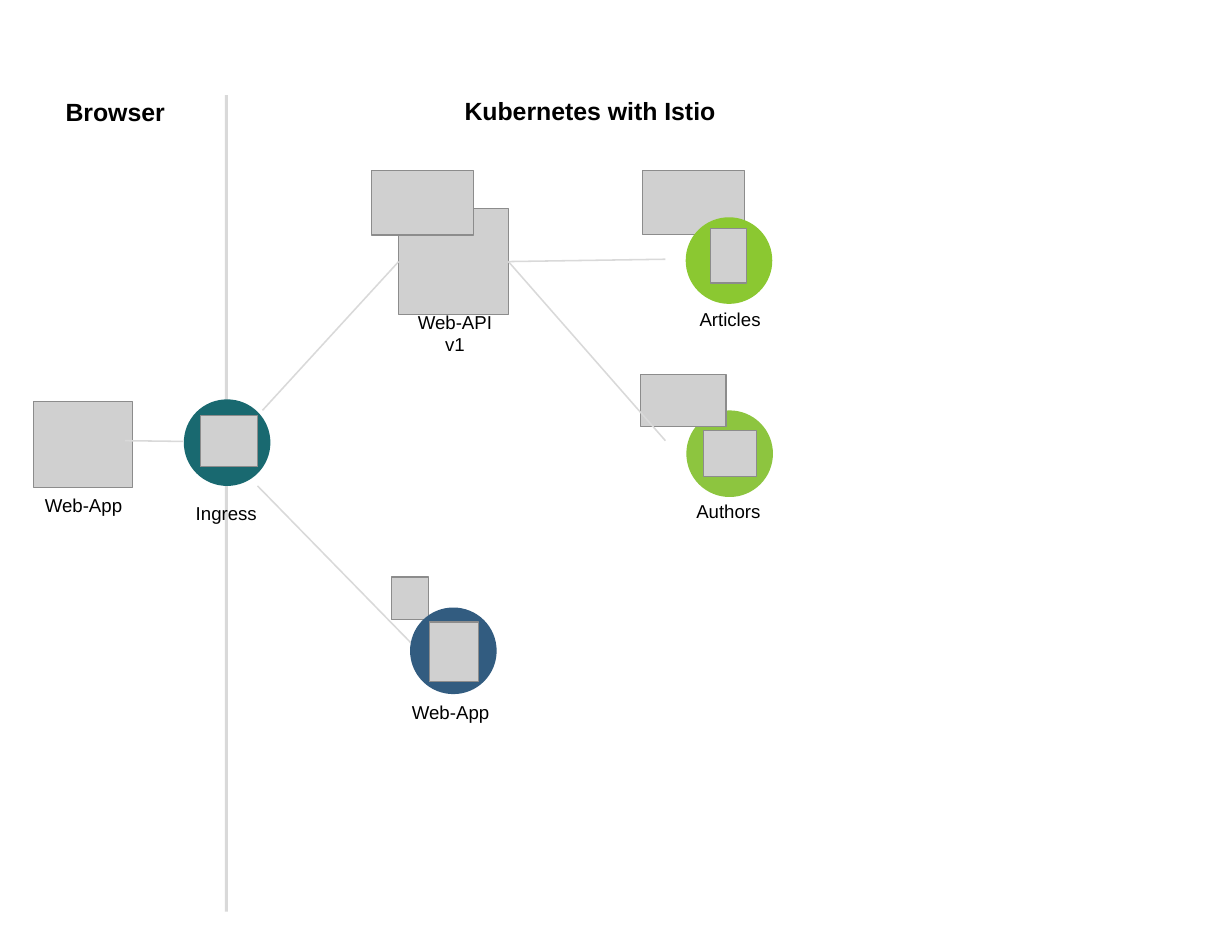
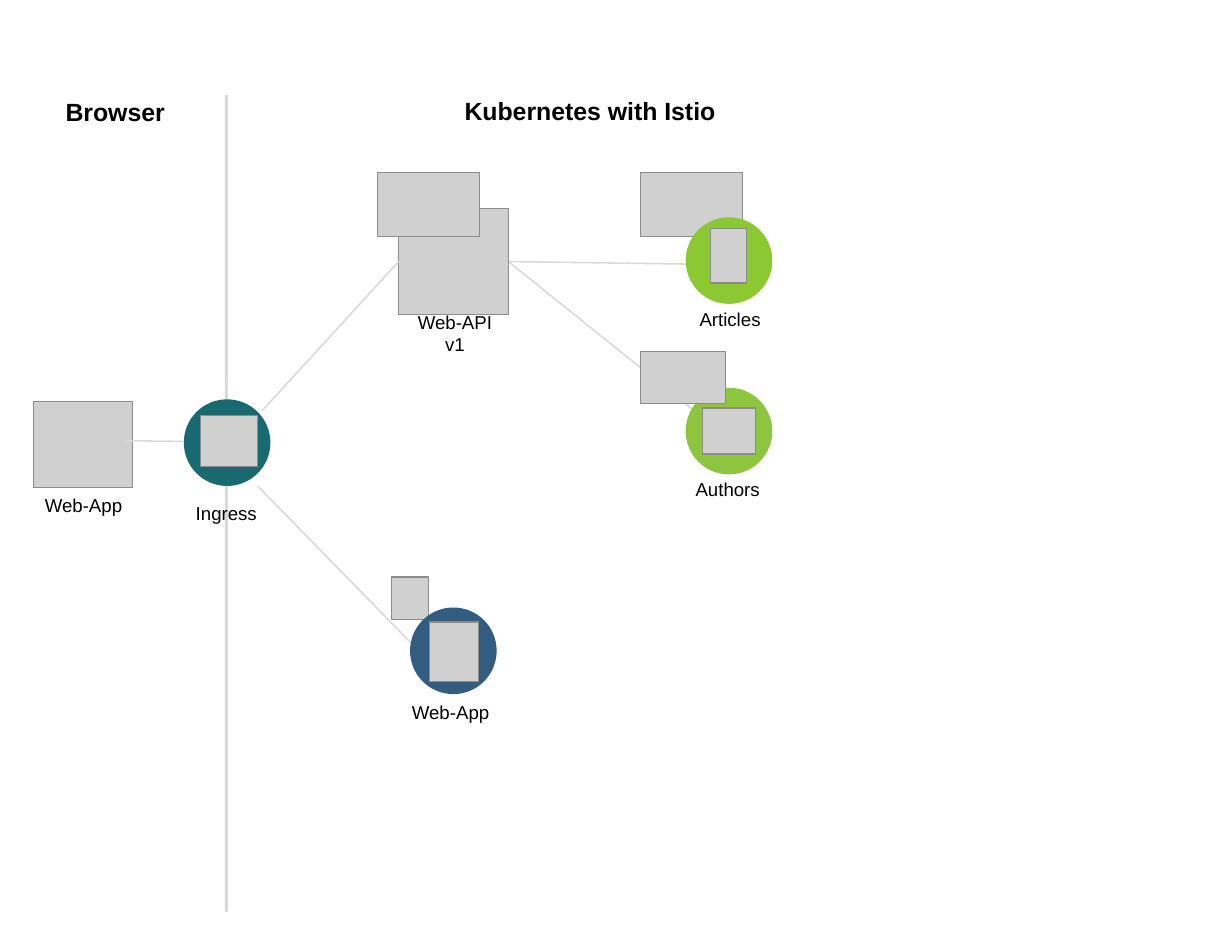
Before and after one commit to IBM/cloud-native-starter, a slide deck: slide 3 of workshop/images/architecture.pptx. Drawn at 1232x952 pixels with LibreOffice and Linux fonts; fonts in the diff are those of the drawing; grey boxes stand for pictures. Boxes give left, top, right and bottom in pixels: in the first picture for what was removed or moved away, otherwise in the second. Text is boxed around its words. In the diff, an @@ line names an element or a change of style, - is before the commit and + after.

```diff
--- a/workshop/images/architecture.pptx
+++ b/workshop/images/architecture.pptx
@@ picture: place and size @@
-picture at box(371, 171, 473, 235)
+picture at box(377, 172, 479, 236)
@@ line moved from (508, 262) - (665, 440) to (508, 262) - (728, 438) @@
@@ line moved from (665, 259) - (508, 262) to (726, 264) - (508, 262) @@
@@ 1 picture, 1 text, 1 freeform shape: place and size @@
-1 picture, 1 text, 1 freeform shape at box(641, 374, 773, 519)
+1 picture, 1 text, 1 freeform shape at box(641, 352, 772, 496)
@@ picture: place and size @@
-picture at box(703, 431, 756, 477)
+picture at box(703, 408, 756, 454)
```
Also in this commit, not shown: 1 other slide changed, 2 slides added, 3 other files.
